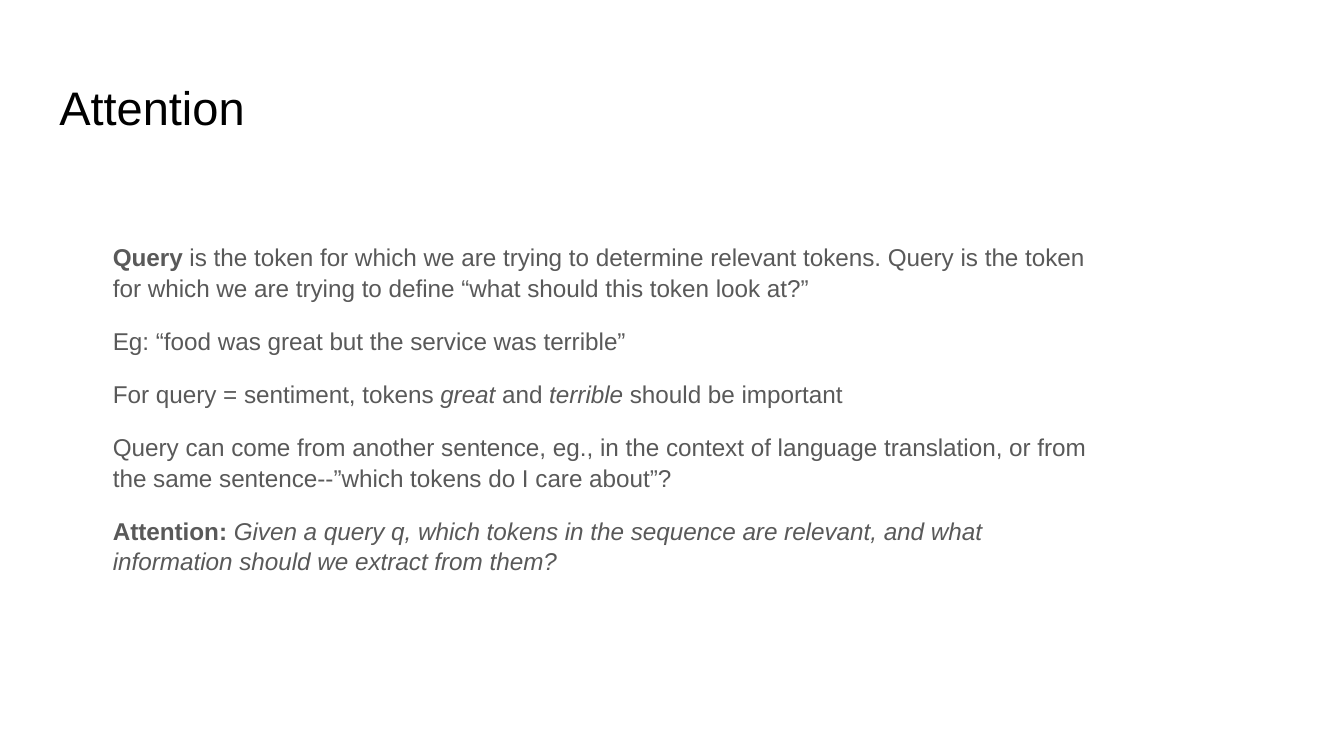
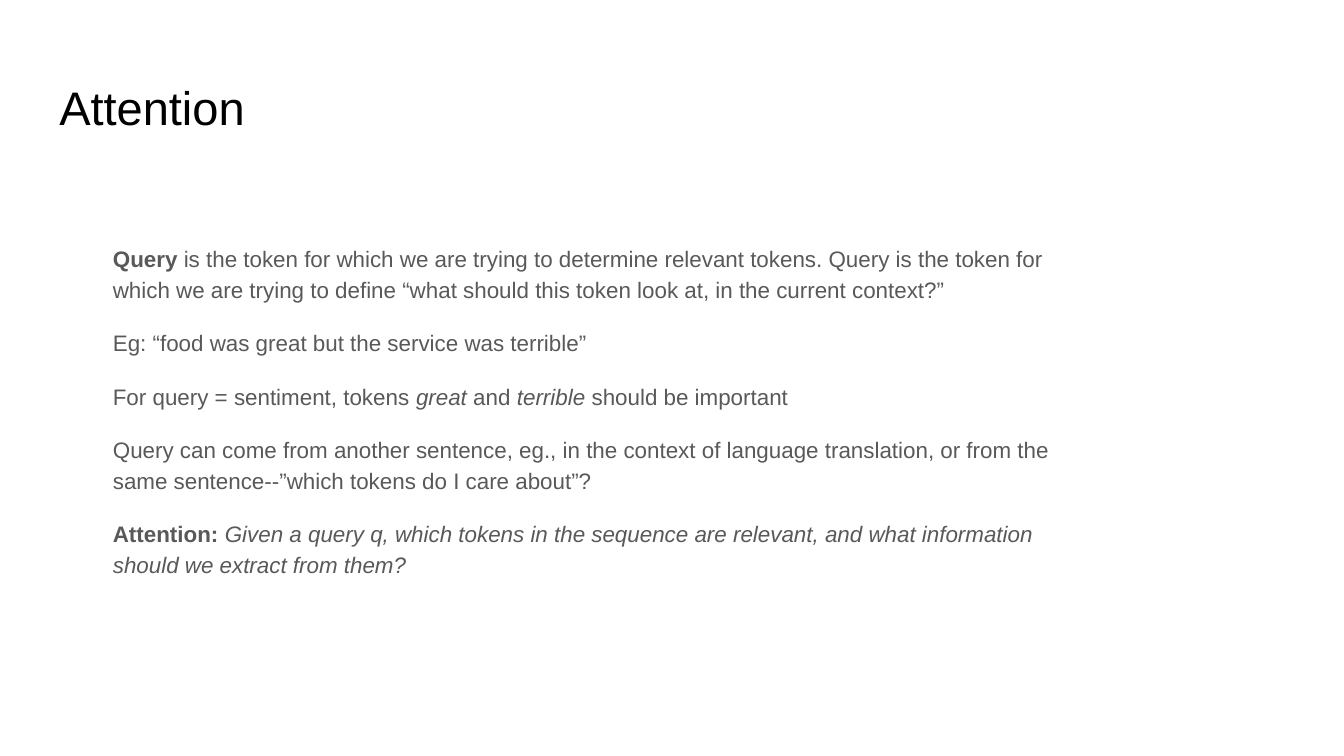
Before and after one commit to ankur6ue/deep-learning-course, a slide deck: slide 4 of Module 5/class_5.4/deep_learning_course_class_5.4.pptx (slide 5 before the commit). Drawn at 1344x756 pixels with LibreOffice and Linux fonts; fonts in the diff are those of the drawing. Boxes give left, top, right and bottom in pixels: in the first picture for what was removed or moved away, otherwise in the second. Text is boxed around its words. In the diff, an @@ line names an element or a change of style, - is before the commit and + after.

```diff
--- a/Module 5/class_5.4/deep_learning_course_class_5.4.pptx
+++ b/Module 5/class_5.4/deep_learning_course_class_5.4.pptx
@@ text at (113,251,1042,303): text changed; size 13 to 12 pt @@
-Query is the token for which we are trying to determine relevant tokens. Query is the token for which we are trying to define “what should this token look at?”
+Query is the token for which we are trying to determine relevant tokens. Query is the token for which we are trying to define “what should this token look at, in the current context?”
@@ text at (113,335,1048,573): size 13 to 12 pt in "Eg: “food was great but the service ...", "For query = sentiment, tokens great and ...", "Query can come from another sentence, eg., ...", "Attention: Given a query q, which tokens ..."; line spacing 1.05 to 1.15 @@
```
Also in this commit, not shown: 3 other slides changed, 4 slides added, 2 slides removed, 1 other file.
